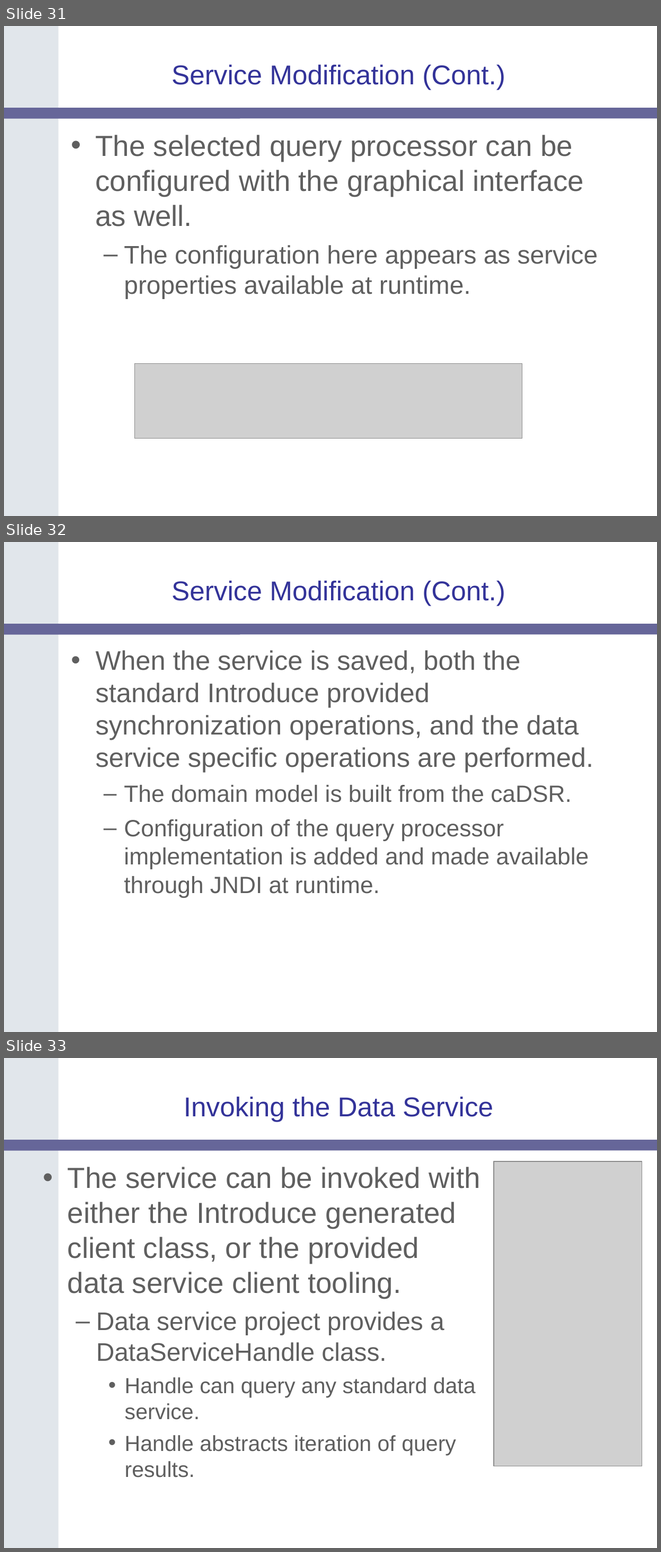
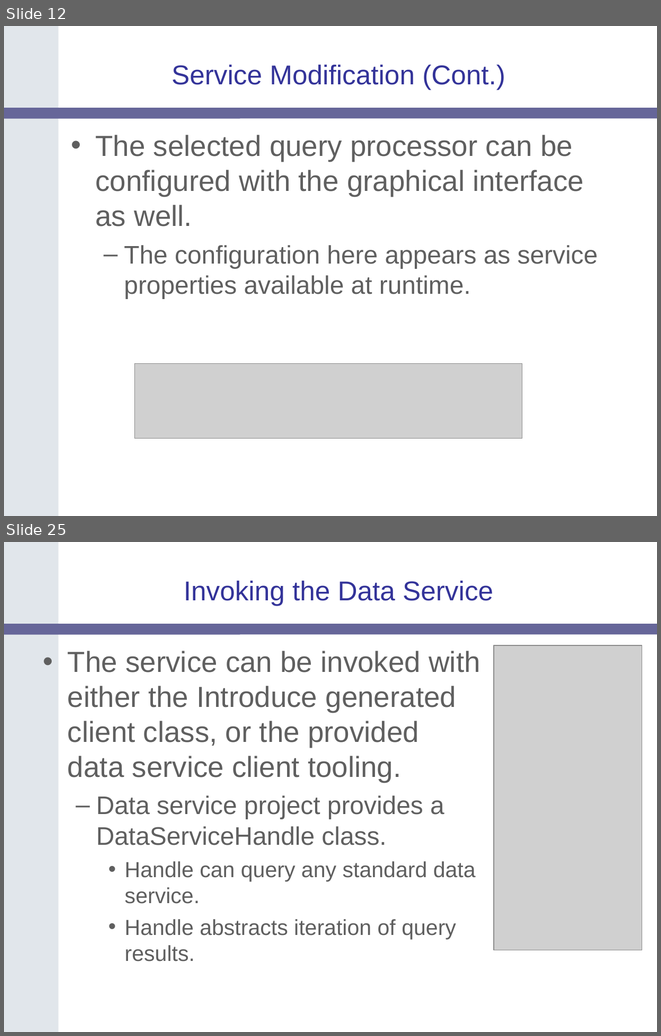
Before and after one commit to NCIP/cagrid-docs, a slide deck: presentations/200607_VCDE_ARCH/caGrid-1.0_Beta_Data-Services.ppt. Shown one above the other, each under a label of ours: slides 31, 32 and 33 before the commit, slides 12 and 25 after it; the slides between them are not shown. The pictures are 661x1552 and 661x1036 pixels, drawn with LibreOffice and Linux fonts; fonts in the diff are those of the drawing; grey boxes stand for pictures; background and template pictures are left out. Boxes give left, top, right and bottom in pixels: in the first picture for what was removed or moved away, otherwise in the second. Text is boxed around its words. In the diff, an @@ line names an element or a change of style, - is before the commit and + after.

```diff
--- a/presentations/200607_VCDE_ARCH/caGrid-1.0_Beta_Data-Services.ppt
+++ b/presentations/200607_VCDE_ARCH/caGrid-1.0_Beta_Data-Services.ppt
@@ slide 32 removed at [4,542,657,1032], background #FFFFFF; not listed: 2 template elements that a slide beside it also shows @@
@@ title removed at [171,581,505,606] @@
-Service Modification (Cont.)
@@ text removed at [96,650,593,897] @@
-• When the service is saved, both the standard Introduce provided synchronization operations, and the data service specific operations are performed.
-  – The domain model is built from the caDSR.
-  – Configuration of the query processor implementation is added and made available through JNDI at runtime.
@@ what was slide 31 is now slide 12 @@
@@ what was slide 33 is now slide 25 @@
```
Also in this commit, not shown: 4 slides changed, 1 slide added, 7 other slides removed.
